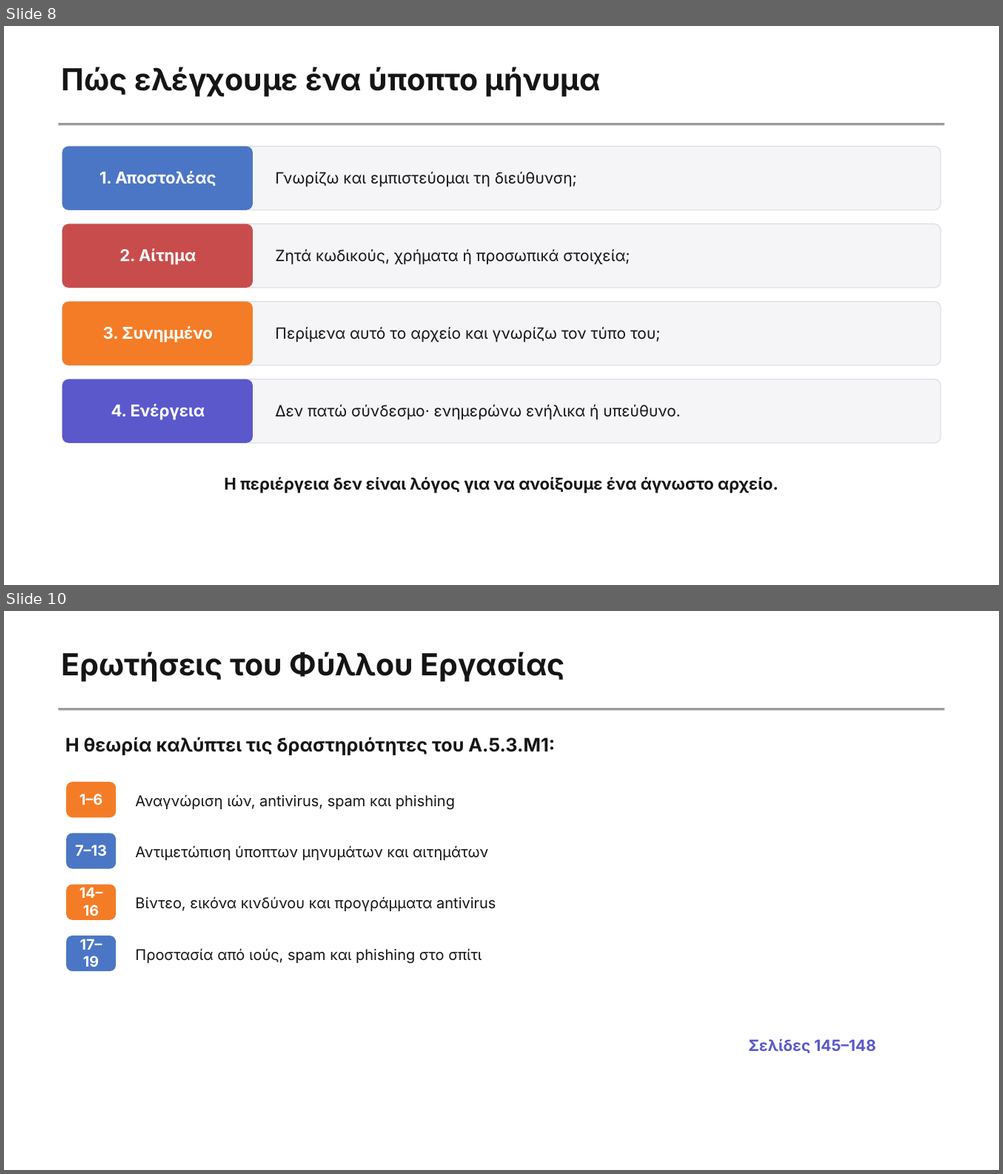
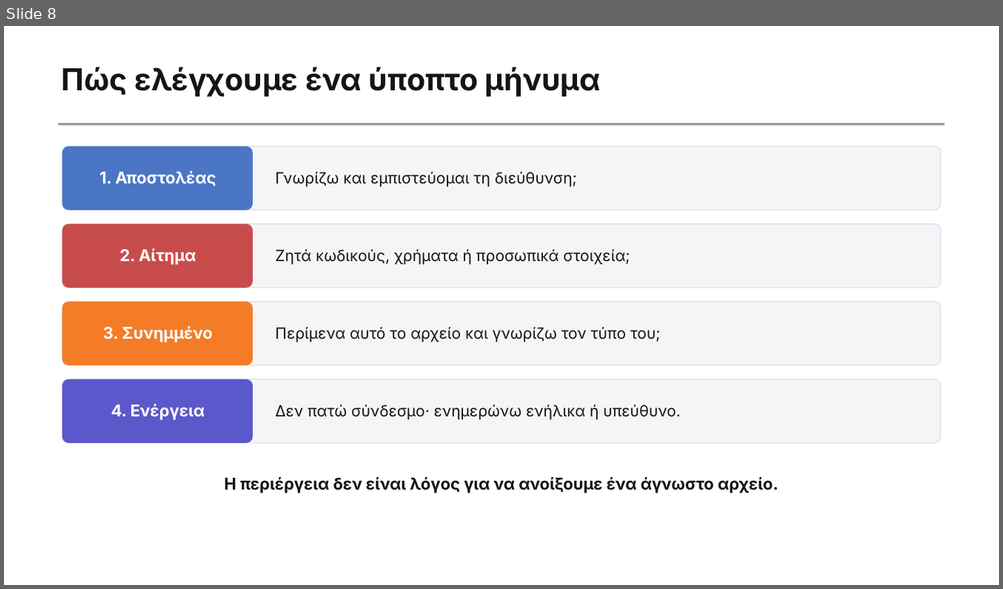
Before and after one commit to aristos32/education, a slide deck: schools-presentations/A Gymnasiou/A5.3 Μ1 - Κίνδυνοι στο Διαδίκτυο.pptx. Shown one above the other, each under a label of ours: slides 8 and 10 before the commit, slide 8 after it; the slides between them are not shown. The pictures are 1003x1174 and 1003x589 pixels, drawn with LibreOffice and Linux fonts; fonts in the diff are those of the drawing. Boxes give left, top, right and bottom in pixels: in the first picture for what was removed or moved away, otherwise in the second. Text is boxed around its words. In the diff, an @@ line names an element or a change of style, - is before the commit and + after.

```diff
--- a/schools-presentations/A Gymnasiou/A5.3 Μ1 - Κίνδυνοι στο Διαδίκτυο.pptx
+++ b/schools-presentations/A Gymnasiou/A5.3 Μ1 - Κίνδυνοι στο Διαδίκτυο.pptx
@@ slide 10 removed at box(4, 611, 999, 1170), background #FFFFFF @@
@@ text removed at box(62, 652, 565, 682) @@
-Ερωτήσεις του Φύλλου Εργασίας
@@ rectangle removed at box(59, 708, 945, 710) @@
@@ text removed at box(65, 737, 555, 755) @@
-Η θεωρία καλύπτει τις δραστηριότητες του Α.5.3.Μ1:
@@ rounded rectangle removed at box(66, 782, 116, 817) @@
@@ text removed at box(79, 794, 103, 805) @@
-1–6
@@ text removed at box(135, 795, 455, 810) @@
-Αναγνώριση ιών, antivirus, spam και phishing
@@ rounded rectangle removed at box(66, 833, 116, 869) @@
@@ text removed at box(75, 845, 107, 856) @@
-7–13
@@ text removed at box(135, 846, 488, 860) @@
-Αντιμετώπιση ύποπτων μηνυμάτων και αιτημάτων
@@ rounded rectangle removed at box(66, 885, 116, 920) @@
@@ text removed at box(79, 887, 103, 916) @@
-14–16
@@ text removed at box(135, 897, 495, 911) @@
-Βίντεο, εικόνα κινδύνου και προγράμματα antivirus
@@ rounded rectangle removed at box(66, 936, 116, 971) @@
@@ text removed at box(80, 939, 102, 967) @@
-17–19
@@ text removed at box(135, 948, 481, 964) @@
-Προστασία από ιούς, spam και phishing στο σπίτι
@@ text removed at box(748, 1039, 876, 1054) @@
-Σελίδες 145–148
```
Also in this commit, not shown: 1 other slide removed, 15 other files.
